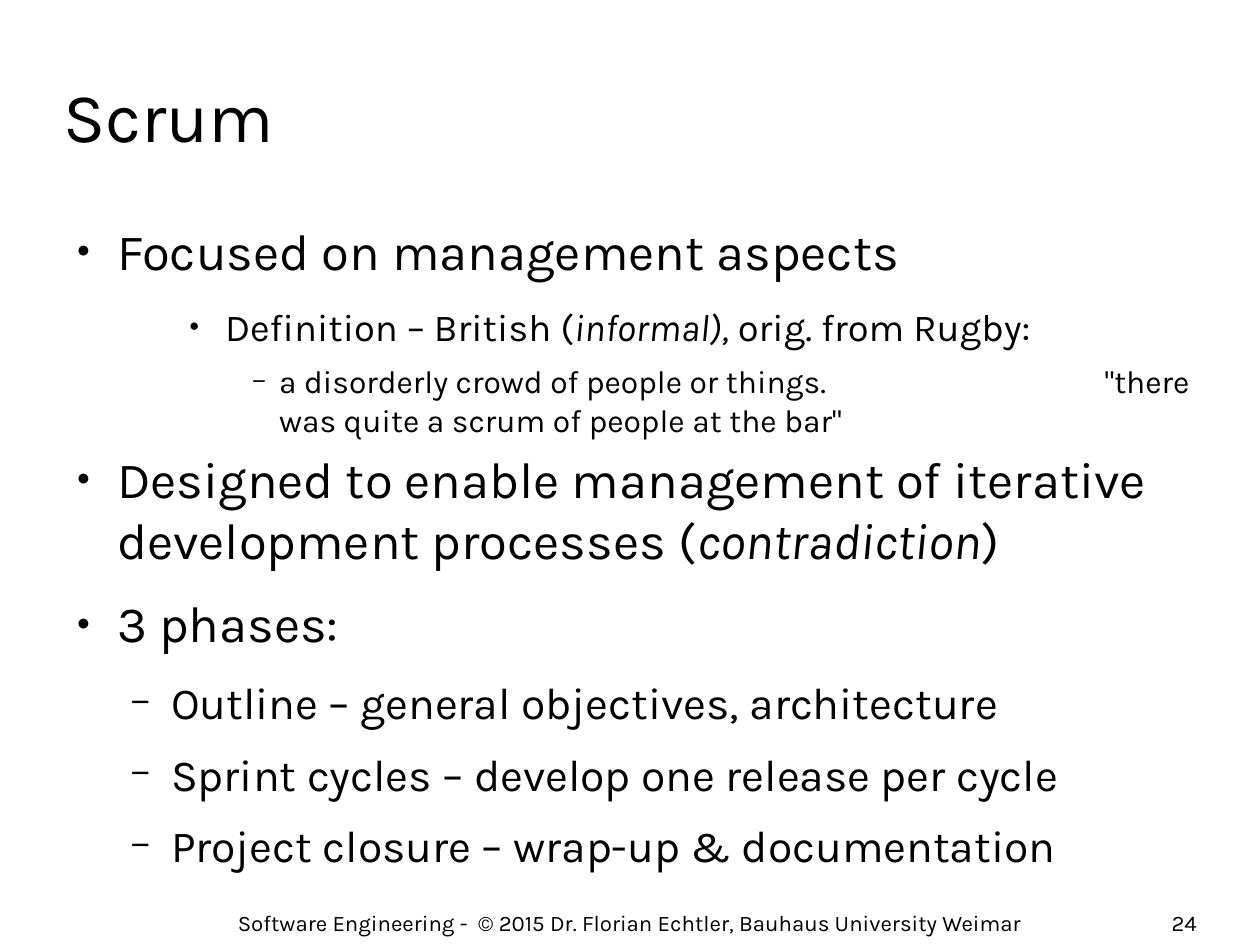
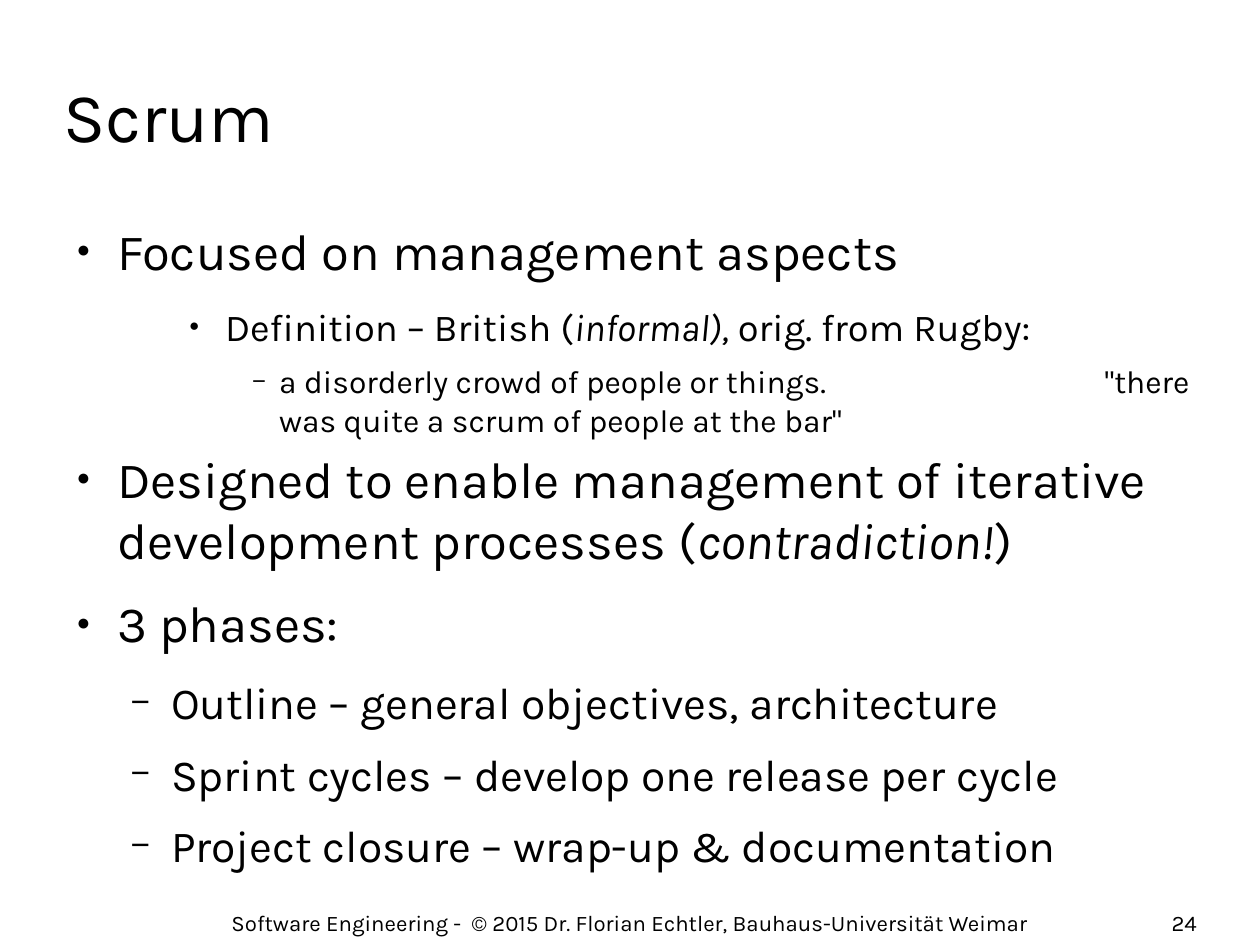
Before and after one commit to floe/software-engineering, a slide deck: slide 24 of 04-agile-methods.odp. Drawn at 1260x945 pixels with LibreOffice and Linux fonts; fonts in the diff are those of the drawing; background and template pictures are left out. Boxes give left, top, right and bottom in pixels: in the first picture for what was removed or moved away, otherwise in the second. Text is boxed around its words. In the diff, an @@ line names an element or a change of style, - is before the commit and + after.

```diff
--- a/04-agile-methods.odp
+++ b/04-agile-methods.odp
@@ text at bbox=[117, 463, 1145, 571]: text changed @@
-● Designed to enable management of iterative development processes (contradiction)
+● Designed to enable management of iterative development processes (contradiction!)
@@ text at bbox=[231, 915, 1027, 937]: text changed @@
-Software Engineering - © 2015 Dr. Florian Echtler, Bauhaus University Weimar
+Software Engineering - © 2015 Dr. Florian Echtler, Bauhaus-Universität Weimar
```
Also in this commit, not shown: 33 other slides changed.
